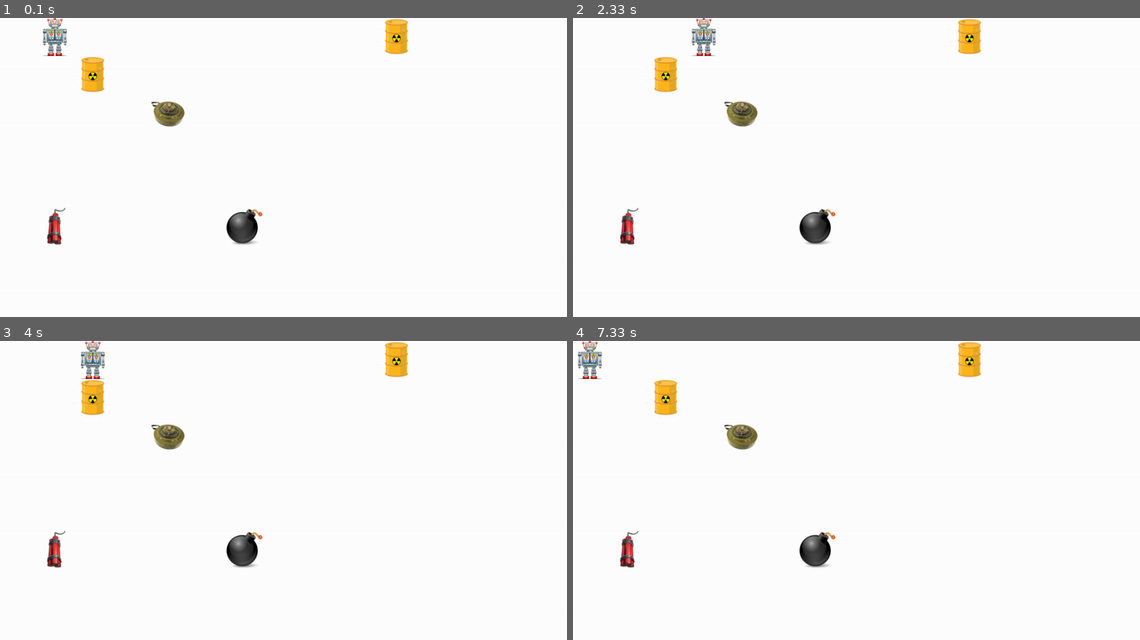
Above: before the commit, frames 1-4 (two rows, left to right).
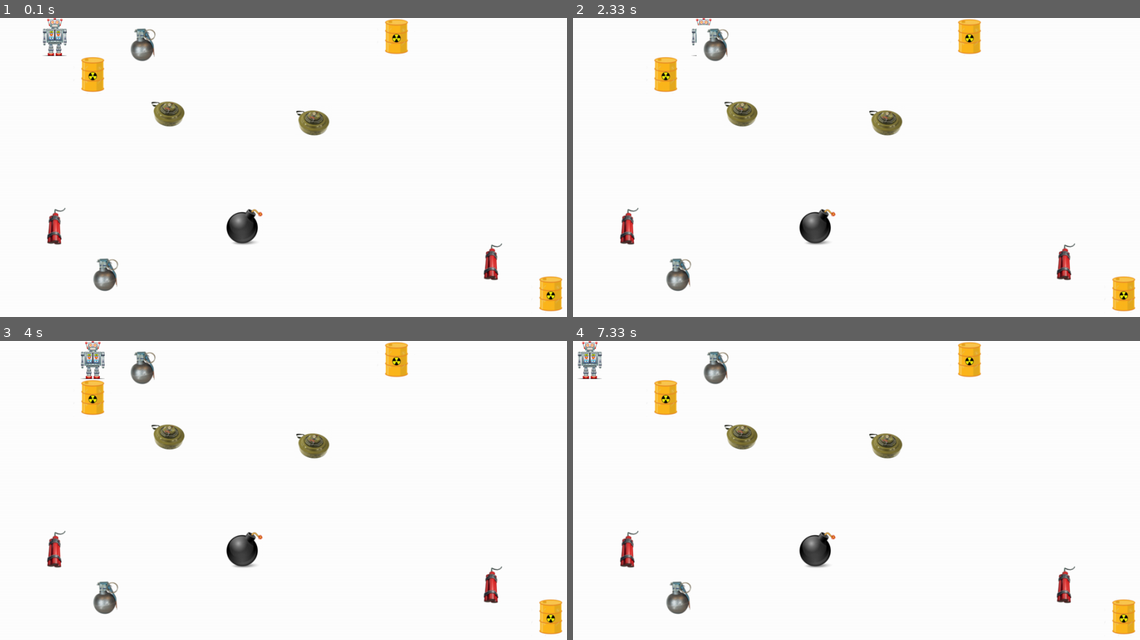
Above: after the commit, the same moments.

Repository: dBanasiak/SZI-SAPER
Game: pygame game, started from mapGeneratorPygame/mapGenerator.py
Same seed, same stepped clock (60 frames per second), same inputs: the game is played once before the commit and once after it.
Inputs:
- Up to frame 1 (0.1 s): no input
- Up to frame 2 (2.33 s): tap Z at 0.33, 0.73, 1.03, 1.23, 1.57, 1.87, 2.07 s
- Up to frame 3 (4 s): tap Z at 2.37, 2.63, 2.97, 3.4, 3.8 s
- Up to frame 4 (7.33 s): tap Z at 4.1, 4.47, 4.87, 5.17, 5.37, 5.67, 5.87, 6.2, 6.5, 6.7, 7, 7.27 s

The runs differ from the first frame. In frame 1, 1.8% of the frame differs, in the area x 16-100%, y 3-99%; in frame 2, 1.9%, in the area x 16-100%, y 2-99%; in frame 3, 1.8%; in frame 4, 1.8%.

Commit message:
add more bombs on map

Diff:
--- a/mapGeneratorPygame/mapGenerator.py
+++ b/mapGeneratorPygame/mapGenerator.py
@@ -27,9 +27,9 @@
 FPS = 15
 
 # Wylosowane 5 bomb
-bombPathList = randBomb(5)
+bombPathList = randBomb(10)
 # Typy wylosowanych 5 bomb
-bombTypeList = bombType(5)
+bombTypeList = bombType(10)
 
 print(bombTypeList)
 
@@ -53,6 +53,11 @@
     screen.blit(pygame.image.load(bombPathList[2]), (256, 128))
     screen.blit(pygame.image.load(bombPathList[3]), (64, 320))
     screen.blit(pygame.image.load(bombPathList[4]), (384, 320))
+    screen.blit(pygame.image.load(bombPathList[5]), (800, 380))
+    screen.blit(pygame.image.load(bombPathList[6]), (213, 12))
+    screen.blit(pygame.image.load(bombPathList[7]), (150, 400))
+    screen.blit(pygame.image.load(bombPathList[8]), (500, 143))
+    screen.blit(pygame.image.load(bombPathList[9]), (900, 434))
 
     # Naiwne poruszanie się robota
     if y < 576:
@@ -65,5 +70,5 @@
         if x < 960:
             x += 64
 
-    pygame.display.update()
+    pygame.display.flip()
     clock.tick(FPS)
